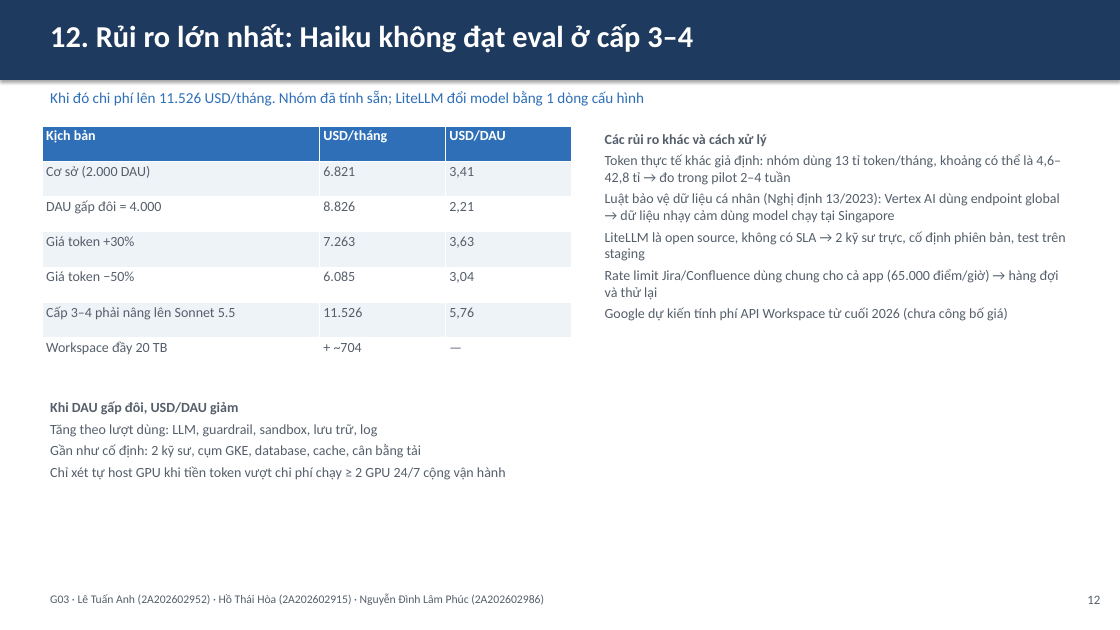
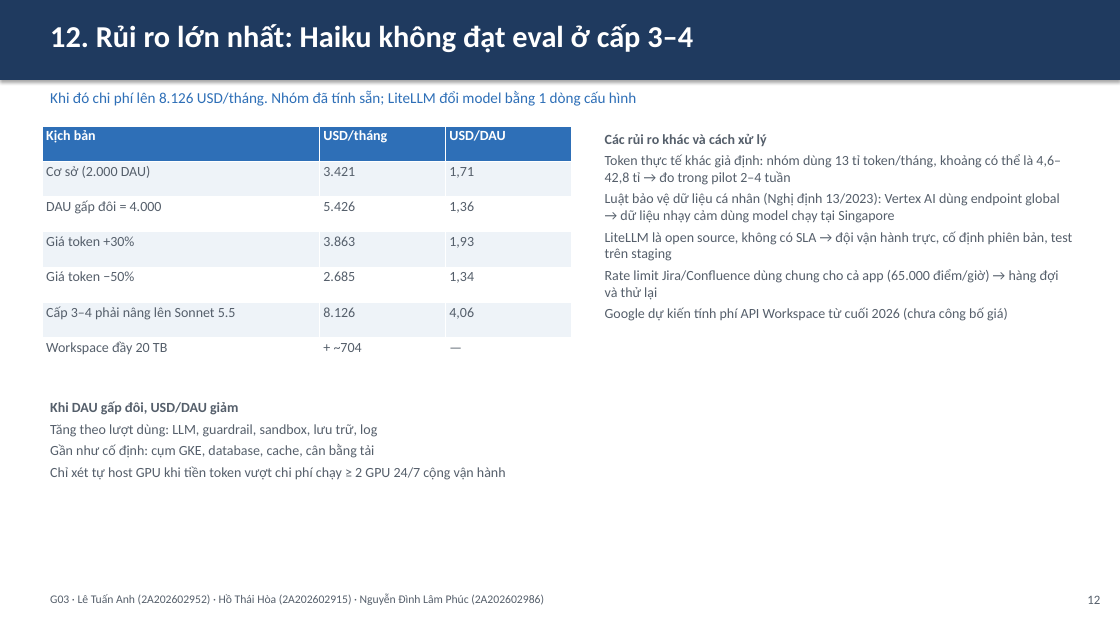
Before and after one commit to anhltsefpt/VBot-production-capstone, a slide deck: slide 16 of anh-le/G03_slide.pptx. Drawn at 1120x630 pixels with LibreOffice and Linux fonts; fonts in the diff are those of the drawing. Boxes give left, top, right and bottom in pixels: in the first picture for what was removed or moved away, otherwise in the second. Text is boxed around its words. In the diff, an @@ line names an element or a change of style, - is before the commit and + after.

```diff
--- a/anh-le/G03_slide.pptx
+++ b/anh-le/G03_slide.pptx
@@ text at (50, 90, 636, 106): text changed @@
-Khi đó chi phí lên 11.526 USD/tháng. Nhóm đã tính sẵn; LiteLLM đổi model bằng 1 dòng cấu hình
+Khi đó chi phí lên 8.126 USD/tháng. Nhóm đã tính sẵn; LiteLLM đổi model bằng 1 dòng cấu hình
@@ table at (42, 126, 571, 373) @@
-row 2, column 2: 6.821
+row 2, column 2: 3.421
-row 2, column 3: 3,41
+row 2, column 3: 1,71
-row 3, column 2: 8.826
+row 3, column 2: 5.426
-row 3, column 3: 2,21
+row 3, column 3: 1,36
-row 4, column 2: 7.263
+row 4, column 2: 3.863
-row 4, column 3: 3,63
+row 4, column 3: 1,93
-row 5, column 2: 6.085
+row 5, column 2: 2.685
-row 5, column 3: 3,04
+row 5, column 3: 1,34
-row 6, column 2: 11.526
+row 6, column 2: 8.126
-row 6, column 3: 5,76
+row 6, column 3: 4,06
@@ text at (605, 231, 1072, 261): text changed @@
-LiteLLM là open source, không có SLA → 2 kỹ sư trực, cố định phiên bản, test trên staging
+LiteLLM là open source, không có SLA → đội vận hành trực, cố định phiên bản, test trên staging
@@ text at (50, 444, 374, 458): text changed @@
-Gần như cố định: 2 kỹ sư, cụm GKE, database, cache, cân bằng tải
+Gần như cố định: cụm GKE, database, cache, cân bằng tải
```
Also in this commit, not shown: 6 other slides changed, 8 other files.
